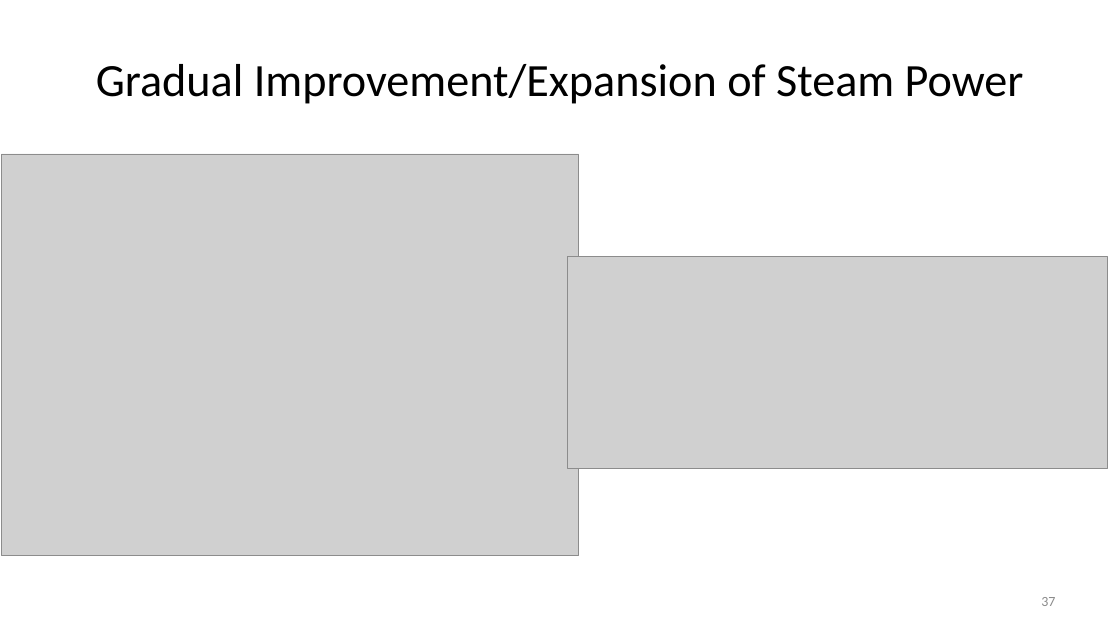
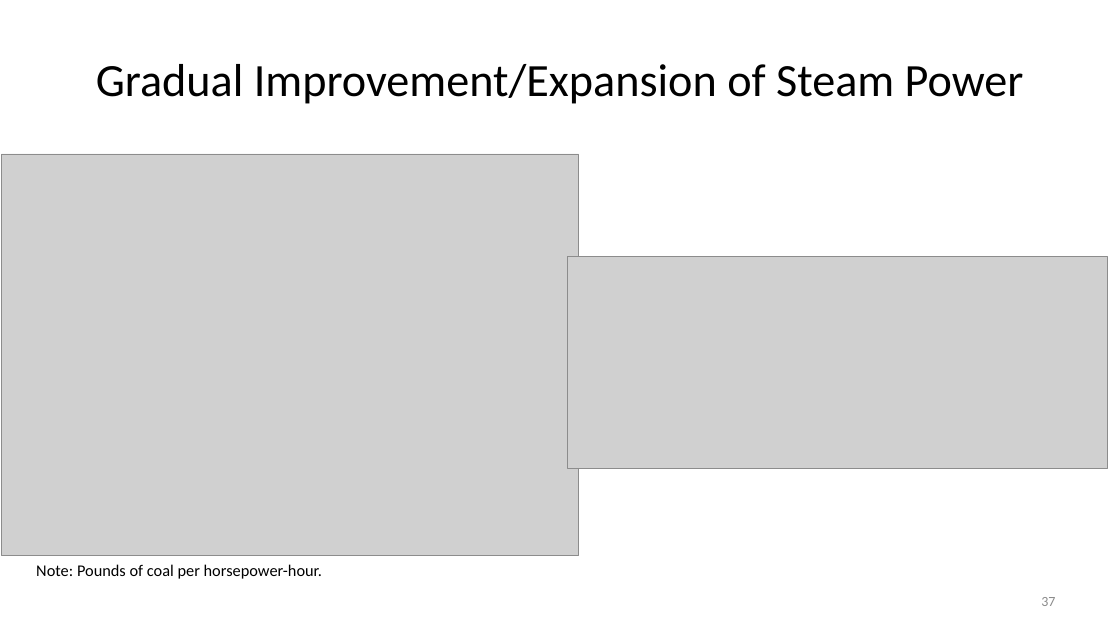
Before and after one commit to jonsteinsson/jonsteinsson.github.io, a slide deck: slide 37 of static/teaching/Lecture06BIndustrialRevolution.pptx. Drawn at 1120x630 pixels with LibreOffice and Linux fonts; fonts in the diff are those of the drawing; grey boxes stand for pictures. Boxes give left, top, right and bottom in pixels: in the first picture for what was removed or moved away, otherwise in the second. Text is boxed around its words. In the diff, an @@ line names an element or a change of style, - is before the commit and + after.

```diff
--- a/static/teaching/Lecture06BIndustrialRevolution.pptx
+++ b/static/teaching/Lecture06BIndustrialRevolution.pptx
@@ text added at bbox=[36, 564, 322, 579], 14 pt, text #000000 @@
+Note: Pounds of coal per horsepower-hour.
```
Also in this commit, not shown: 2 other slides changed, 17 other files.
